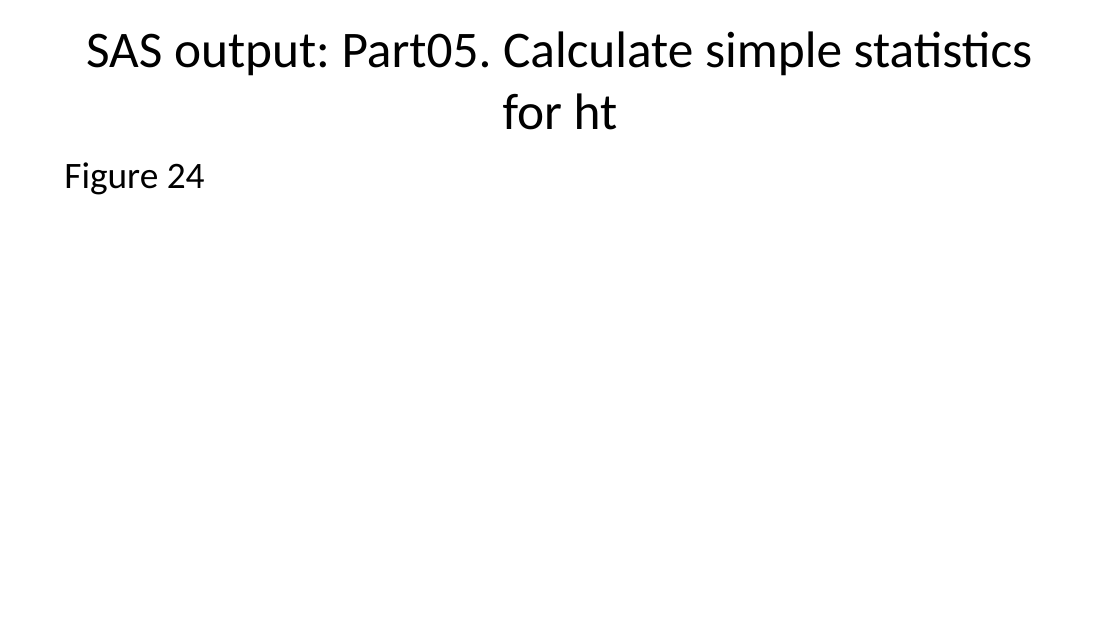
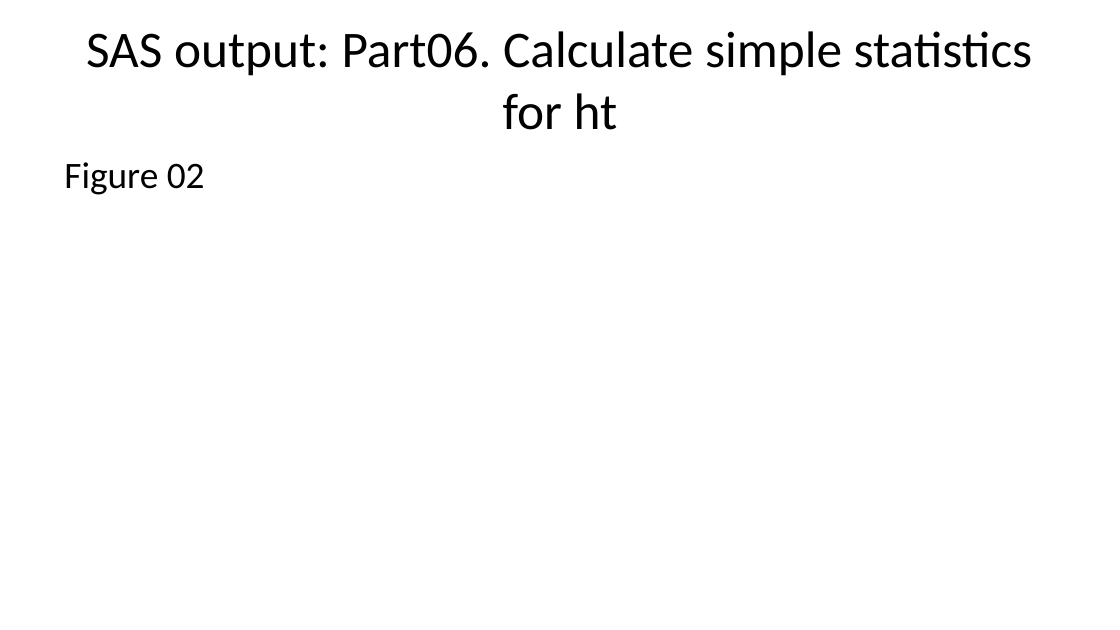
Before and after one commit to pmean/introduction-to-SAS, a slide deck: slide 21 of results/test-code.pptx. Drawn at 1120x630 pixels with LibreOffice and Linux fonts; fonts in the diff are those of the drawing. Boxes give left, top, right and bottom in pixels: in the first picture for what was removed or moved away, otherwise in the second. Text is boxed around its words. In the diff, an @@ line names an element or a change of style, - is before the commit and + after.

```diff
--- a/results/test-code.pptx
+++ b/results/test-code.pptx
@@ title at box(86, 31, 1033, 130): text changed @@
-SAS output: Part05. Calculate simple statistics for ht
+SAS output: Part06. Calculate simple statistics for ht
@@ text at box(64, 162, 205, 195): text changed @@
-Figure 24
+Figure 02
```
Also in this commit, not shown: 13 other slides changed, 50 slides added, 2 other files.
